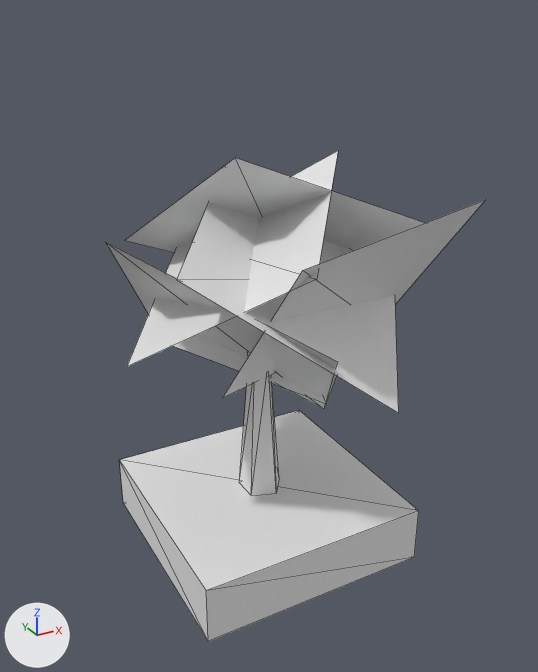
Before and after pictures for a commit that changed the OBJ model Assets/StreamingAssets/TileMeshes/SAPLING.obj.
One viewpoint serves both versions: a camera (50 mm lens) standing at (-2.67, -5.0, 4.45) and looking at (0.01, -0.13, 2.01). Arrows for +X, +Y and +Z are at lower left; the lights stay in place. Mesh edges are drawn as thin lines. Where no turn or scale is listed for an object, it has been applied to the vertices.

The older version as bpy lines, for what is in view:
```python
me_sapling = bpy.data.meshes.new('SAPLING')
me_sapling.from_pydata(...)  # 70 vertices, 79 faces; spans x -1.24..1.4, y -1.42..1.28, z 0.0..3.53
ob_sapling = bpy.data.objects.new('SAPLING', me_sapling)
ob_sapling.location = (0.0, 0.0, 0.0)
```
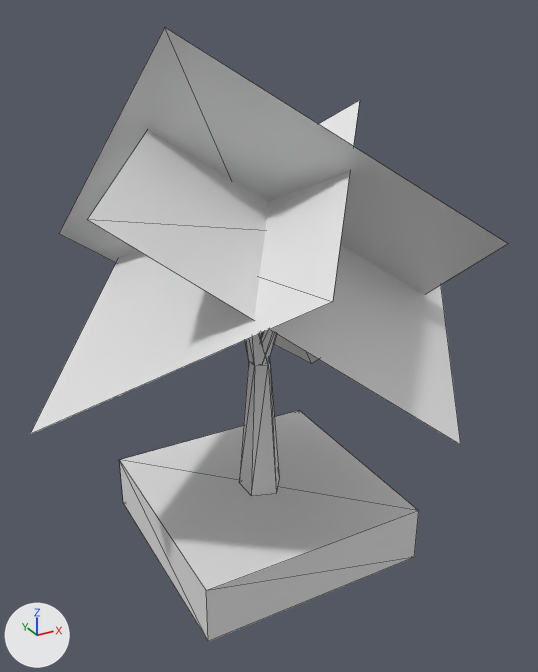
Boxes (x1, y1, x2, y2) around the edits, measured in the pictures (538 x 672 px):
'SAPLING', reshaped (26% wider, 25% taller)
    before: (106, 151, 485, 642)
    after: (30, 27, 508, 642)
part 1 of me_sapling, rebuilt (68% wider, 50% taller)
    before: (177, 203, 399, 413)
    after: (87, 130, 461, 445)
part 2 of me_sapling, rebuilt (56% wider, 54% taller)
    before: (127, 151, 338, 367)
    after: (30, 100, 360, 434)
part 3 of me_sapling, rebuilt (94% wider, 101% taller)
    before: (106, 242, 337, 409)
    after: (59, 27, 508, 364)
part 4 of me_sapling, deleted
    before: (124, 158, 424, 253)
part 5 of me_sapling, deleted
    before: (223, 200, 485, 398)
part 6 of me_sapling, deleted
    before: (173, 250, 354, 404)

The change, as a diff of the scene's bpy script:
```diff
--- a/Assets/StreamingAssets/TileMeshes/SAPLING.obj.py
+++ b/Assets/StreamingAssets/TileMeshes/SAPLING.obj.py
@@ me_sapling @@
 # used by ob_sapling; location = (0.0, 0.0, 0.0)
-me_sapling.from_pydata(...)  # 70 vertices, 79 faces; spans x -1.24..1.4, y -1.42..1.28, z 0.0..3.53
+me_sapling.from_pydata(...)  # 58 vertices, 73 faces; spans x -1.95..2.03, y -1.92..1.79, z 0.0..4.35
+# me_sapling part 1: the loose piece of 4 vertices spanning x -1.0..1.38, y -1.42..0.7, z 1.84..3.24 is rebuilt with 4 vertices and now spans x -1.58..2.03, y -1.92..1.31, z 1.82..3.96
+# me_sapling part 2: the loose piece of 4 vertices spanning x -1.2..0.73, y -1.23..1.12, z 2.02..3.41 is rebuilt with 4 vertices and now spans x -1.95..0.98, y -1.8..1.79, z 1.66..3.78
+# me_sapling part 3: the loose piece of 4 vertices spanning x -1.24..0.6, y -1.3..1.19, z 1.15..2.96 is rebuilt with 4 vertices and now spans x -1.16..1.33, y -1.29..1.72, z 1.13..4.35
+# me_sapling part 4: the loose piece of 4 vertices spanning x -0.75..1.27, y -0.48..1.09, z 1.94..3.53 is deleted
+# me_sapling part 5: the loose piece of 4 vertices spanning x -0.42..1.4, y -1.26..0.18, z 1.55..3.15 is deleted
+# me_sapling part 6: the loose piece of 4 vertices spanning x -0.72..1.39, y -0.41..1.28, z 1.42..3.08 is deleted
```
